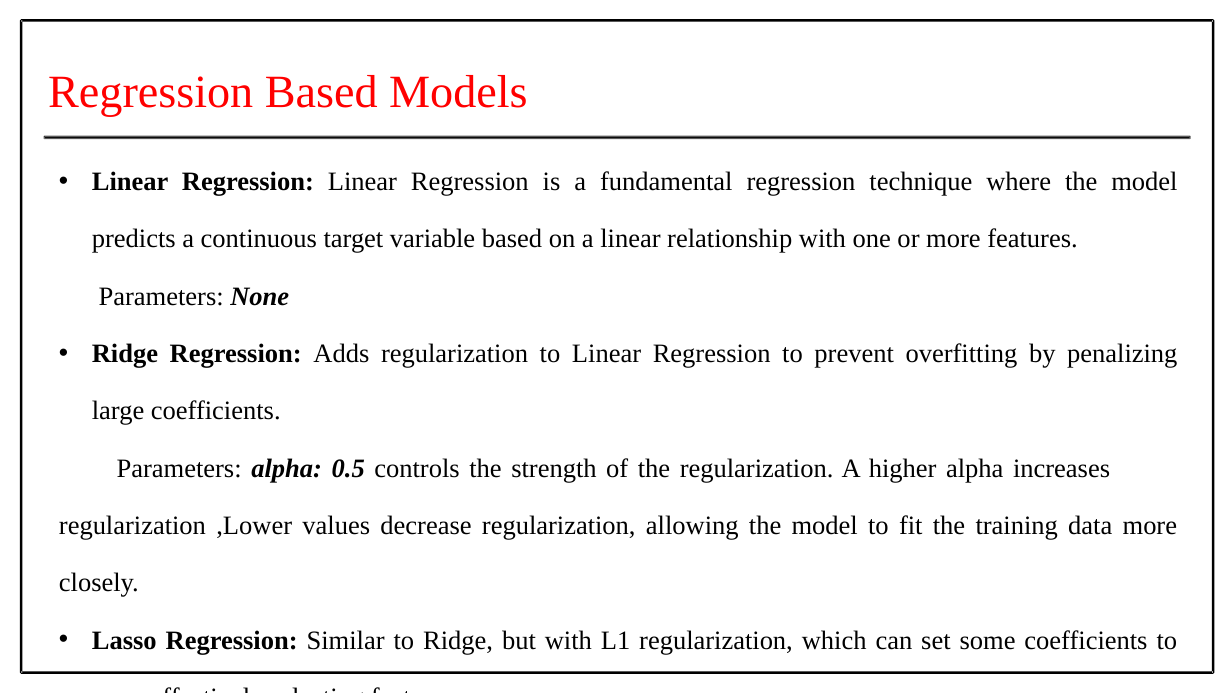
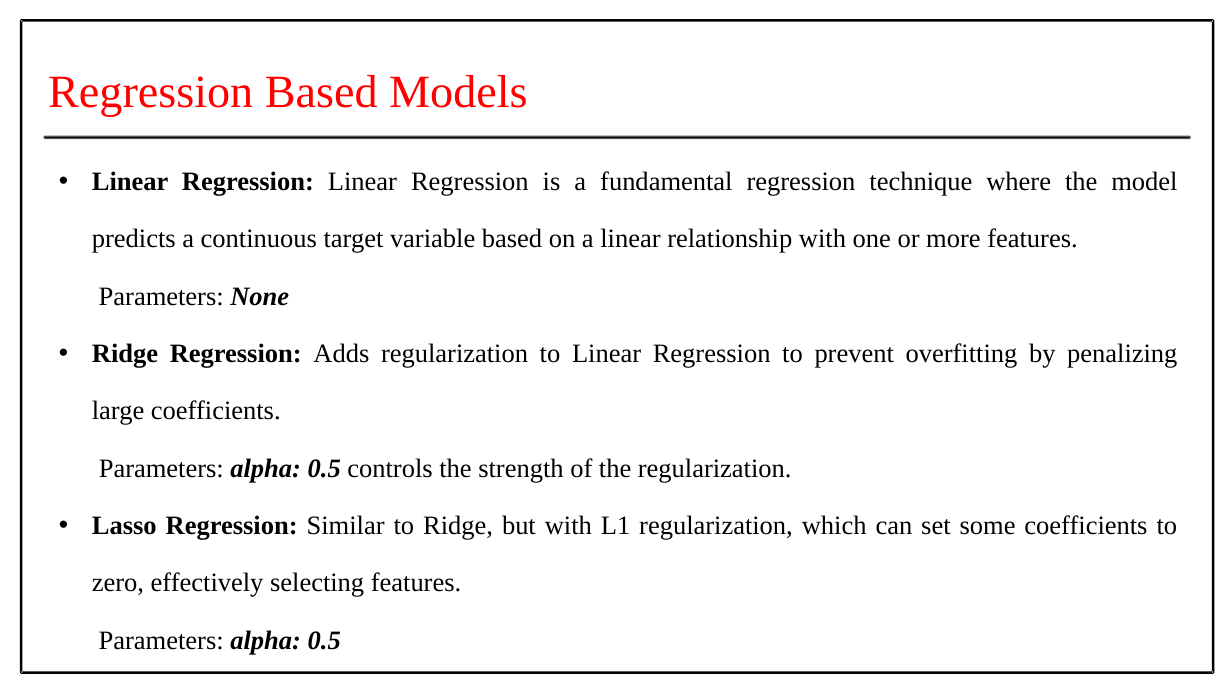
Before and after one commit to Prithiv-vijai/5g_MEC, a slide deck: slide 24 of files/Batch_4 IT-G2 Second Review.pptx. Drawn at 1232x693 pixels with LibreOffice and Linux fonts; fonts in the diff are those of the drawing. Boxes give left, top, right and bottom in pixels: in the first picture for what was removed or moved away, otherwise in the second. Text is boxed around its words. In the diff, an @@ line names an element or a change of style, - is before the commit and + after.

```diff
--- a/files/Batch_4 IT-G2 Second Review.pptx
+++ b/files/Batch_4 IT-G2 Second Review.pptx
@@ text at [99, 458, 792, 483]: text changed @@
-  Parameters: alpha: 0.5 controls the strength of the regularization. A higher alpha increases regularization ,Lower values decrease regularization, allowing the model to fit the training data more closely.
+  Parameters: alpha: 0.5 controls the strength of the regularization.
```
Also in this commit, not shown: 7 other slides changed, 2 slides added, 6 other files.
